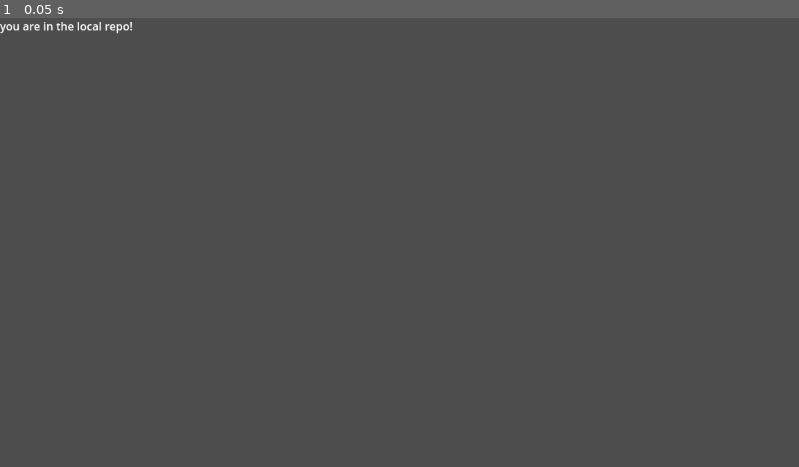
Above: before the commit, frame 1.
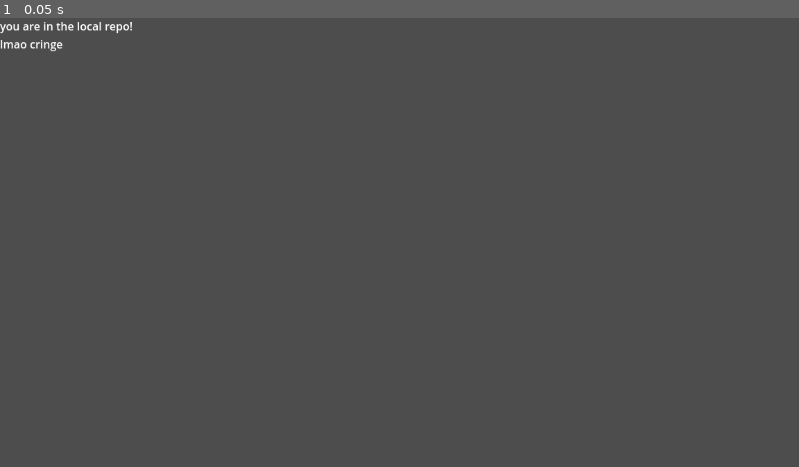
Above: after the commit, the same moment.

Repository: dnbroo/gameJAM
Game: Godot game, scene res://local.tscn
Same seed, same stepped clock (60 frames per second), same inputs: the game is played once before the commit and once after it. The project has no main scene, so this scene is started directly.
Inputs:
- Up to frame 1 (0.05 s): no input

The runs differ from the first frame. In frame 1, less than 0.1% of the frame differs, in the area x 0-8%, y 4-8%.

Commit message:
Changed Label Text

Diff:
--- a/local.tscn
+++ b/local.tscn
@@ -12,4 +12,5 @@
 layout_mode = 0
 offset_right = 40.0
 offset_bottom = 23.0
-text = "you are in the local repo!"
+text = "you are in the local repo!
+lmao cringe"
